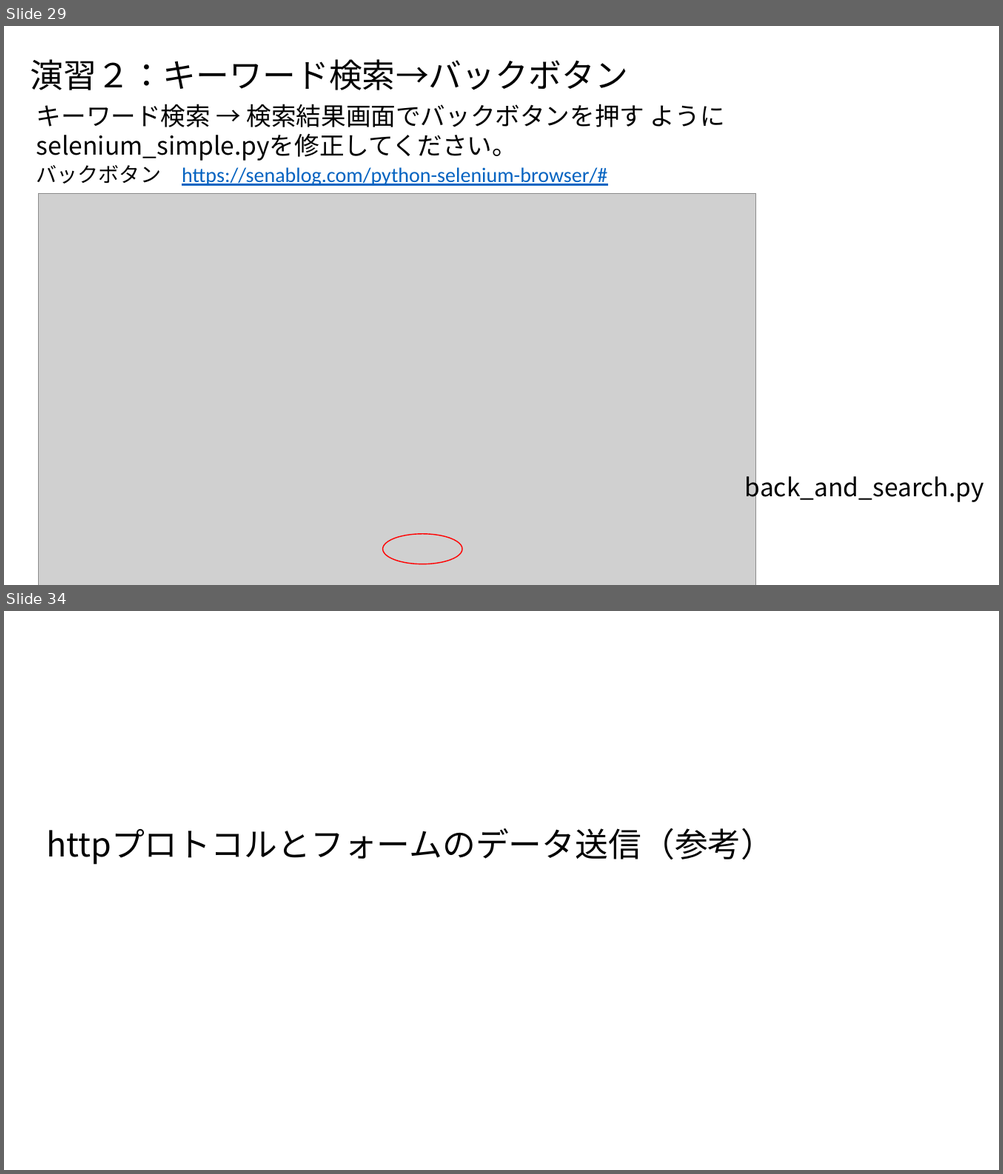
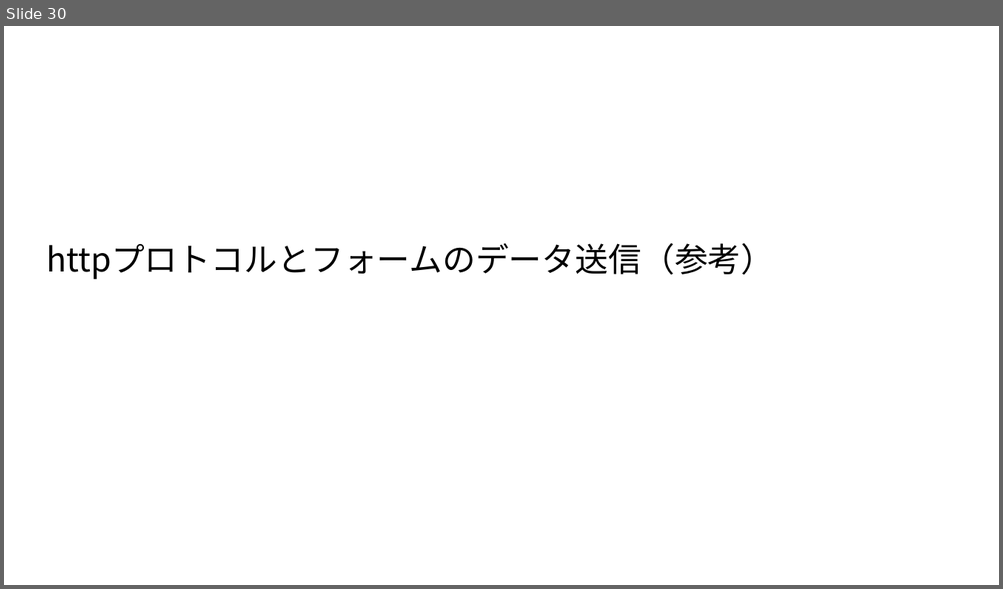
Before and after one commit to ueharaLab/bigdata7_selenium, a slide deck: bigdata6_selenium.pptx. Shown one above the other, each under a label of ours: slides 29 and 34 before the commit, slide 30 after it; the slides between them are not shown. The pictures are 1003x1174 and 1003x589 pixels, drawn with LibreOffice and Linux fonts; fonts in the diff are those of the drawing; grey boxes stand for pictures. Boxes give left, top, right and bottom in pixels: in the first picture for what was removed or moved away, otherwise in the second. Text is boxed around its words. In the diff, an @@ line names an element or a change of style, - is before the commit and + after.

```diff
--- a/bigdata6_selenium.pptx
+++ b/bigdata6_selenium.pptx
@@ slide 29 removed at (4,26,999,585), background #FFFFFF @@
@@ text removed at (31,59,628,90) @@
-演習２：キーワード検索→バックボタン
@@ text removed at (37,104,725,161) @@
-キーワード検索 → 検索結果画面でバックボタンを押す ようにselenium_simple.pyを修正してください。
@@ text removed at (37,165,607,186) @@
-バックボタン https://senablog.com/python-selenium-browser/#
@@ picture removed at (38,194,755,585) @@
@@ text removed at (745,471,984,503) @@
-back_and_search.py
@@ ellipse removed at (383,534,463,565) @@
@@ what was slide 34 is now slide 30 @@
```
Also in this commit, not shown: 10 slides changed, 1 slide added, 4 other slides removed, 25 other files.
